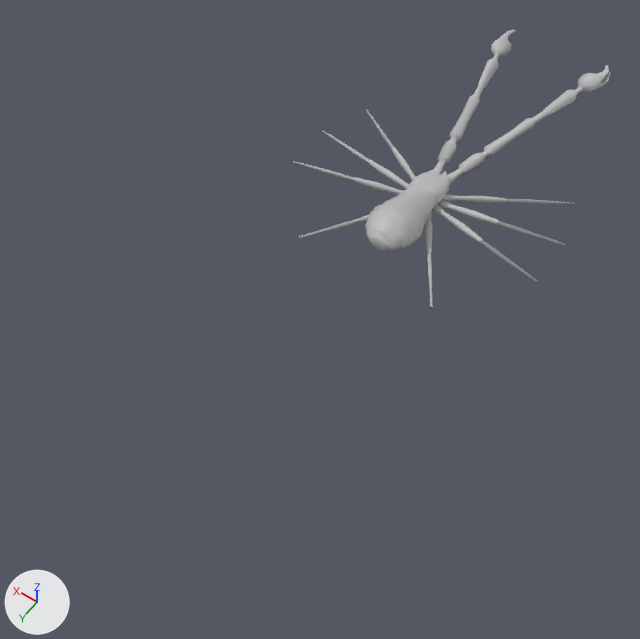
Renders of the FBX model BugGame/Assets/Animations/Bugs/Pseudoscorpion/Pseudoscorpion @ Tpose.fbx from each side of a commit.
Rendered twice from a camera (50 mm lens) standing at (-0.096, 0.182, 0.205) and looking at (0.004, 0.042, -0.014). Every picture has the same lights, and +X, +Y and +Z are marked at lower left. Where no turn or scale is listed for an object, it has been applied to the vertices.

Names of what the first picture shows: 'PsuedoScorp'.
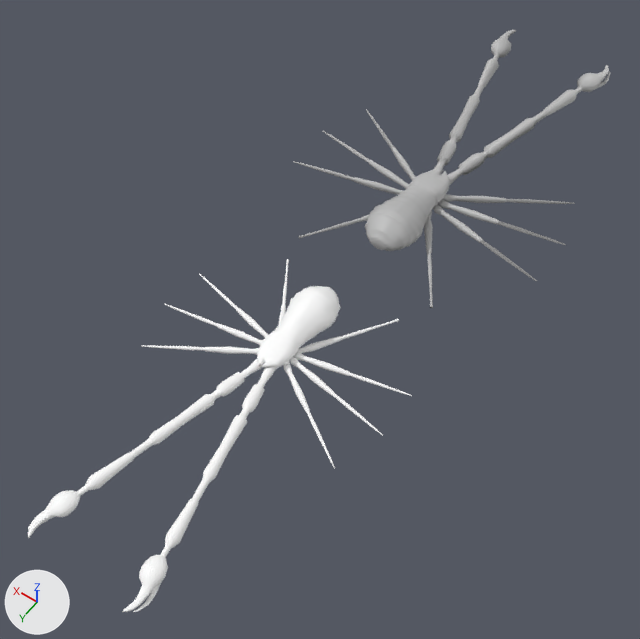
Pixel boxes (x1, y1, x2, y2) of what changed, in the pictures (640 x 639 px):
'PsuedoScorp__UV', added: after (28, 259, 412, 612)

Diff of the bpy script that builds the scene:
```diff
--- a/BugGame/Assets/Animations/Bugs/Pseudoscorpion/Pseudoscorpion @ Tpose.fbx.py
+++ b/BugGame/Assets/Animations/Bugs/Pseudoscorpion/Pseudoscorpion @ Tpose.fbx.py
@@ mat_uv_scorp_texture @@
+mat_uv_scorp_texture = principled_material('UV_scorp_texture')
+mat_uv_scorp_texture.base_color = (1.0, 1.0, 1.0)  # white #ffffff
@@ me_mesh_001 @@
+me_mesh_001.from_pydata(...)  # 5851 vertices, 6168 faces; spans x -0.0393..0.0394, y -0.0475..0.0663, z -0.0062..0.0062
+me_mesh_001.materials.append(mat_uv_scorp_texture)  # its picture is missing
@@ ob_psuedoscorp__uv @@
+ob_psuedoscorp__uv = bpy.data.objects.new('PsuedoScorp__UV', me_mesh_001)
+ob_psuedoscorp__uv.location = (0.0007, 0.0817, -0.0001)
```
